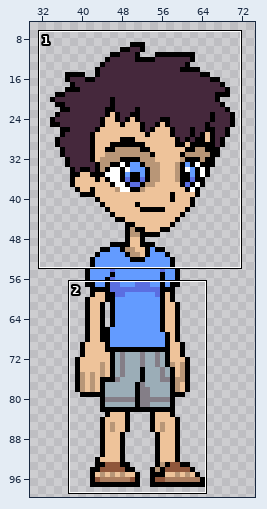
One commit to this sprite sheet: img/readme/avatar_1.png. Above, an overview of the earlier version with the close-up marked.
Close-up. Before the commit:
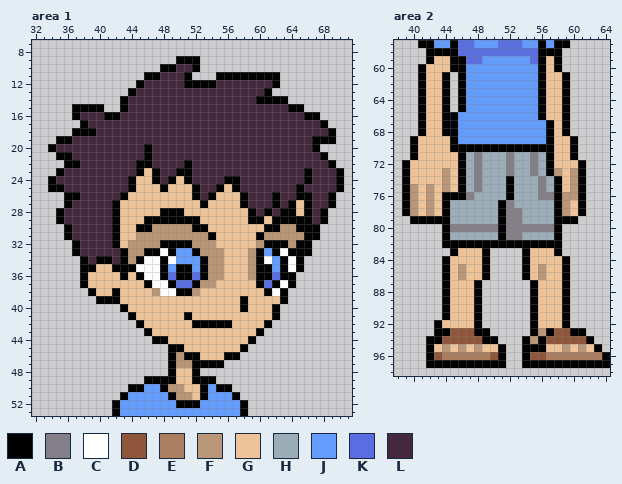
The file is 100x100 pixels. Shown: area 1: x 32..71, y 7..53; area 2: x 38..64, y 57..98. The wide view leaves out empty margins.
Palette (. is transparent): A #000000  B #847e87  C #ffffff  D #8f563b  E #ab7e60  F #b89677  G #eec39a  H #9badb7  J #639bff  K #5b6ee1  L #45283c
Now the later version:
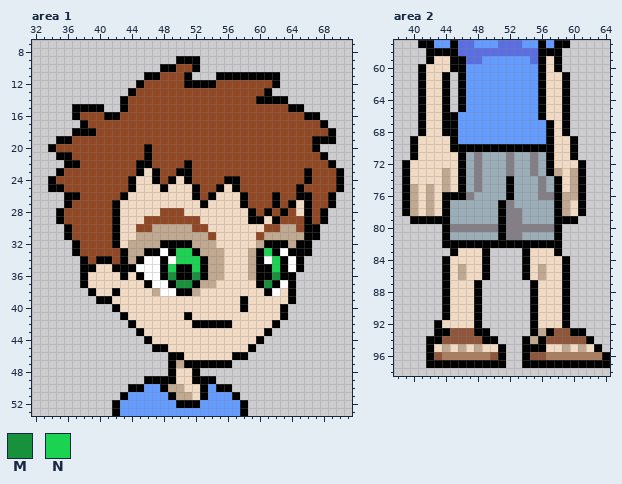
Colours new in this view: M #17913b  N #1ad351
From old to new:
colour F: #b89677 -> #c1a890
colour G: #eec39a -> #f1dac4
colour L: #45283c -> #914825
Area 1:
y 28: x 48..50 AAA -> LLL; x 64 A -> L
y 29: x 46..52 AAAAAAA -> LLLLLLL; x 63..65 AAA -> LLL
y 30: x 45..46 AA -> LL; x 52..53 AA -> LL; x 61..62 AA -> LL; x 65 A -> L
y 31: x 54 A -> L; x 60 A -> L
y 33: x 50..51 JJ -> NN; x 61 J -> N
y 34: x 50..52 JJJ -> NNN; x 62 J -> N
y 35: x 49 J -> N; x 52 J -> N; x 62 J -> N
y 36: x 49 K -> M; x 52 K -> M; x 62 K -> M
y 37: x 50..51 KK -> MM; x 61 K -> M
y 38: x 63..64 A. -> GA
y 39: x 42 A -> G; x 63..64 A. -> GA
y 40: x 42..43 .A -> AG; x 62..63 A. -> GA
y 41: x 43..44 .A -> AG; x 62..63 A. -> GA
y 42: x 44..45 .A -> AG; x 61..62 A. -> GA
y 43: x 45..46 .A -> AG; x 60..61 A. -> GA
y 44: x 46..48 .AA -> AGG; x 59..60 A. -> GA
y 45: x 47..50 ..AA -> AAGG; x 58..59 A. -> GA
y 46: x 50..52 FAA -> AGG; x 56 A -> G; x 58 . -> A
y 47: x 51 F -> A; x 56 . -> A
Changed places in both close-ups, as pixel boxes (x1, y1, x2, y2):
changed: (56, 64, 336, 400)
changed: (410, 56, 594, 352)
